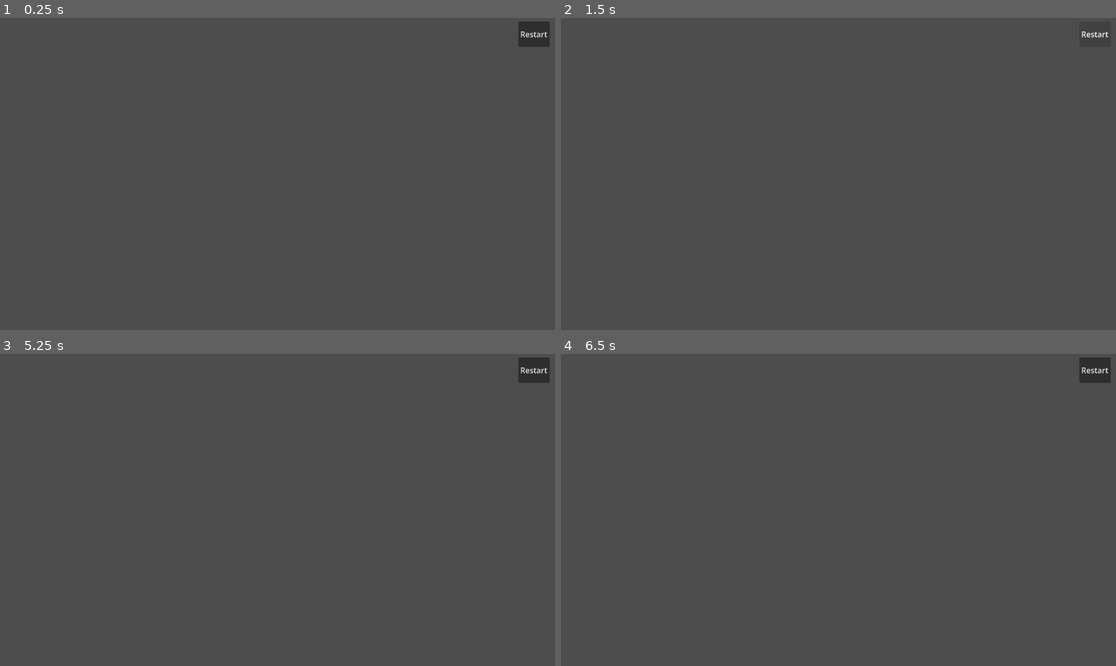
Above: before the commit, frames 1-4 (two rows, left to right).
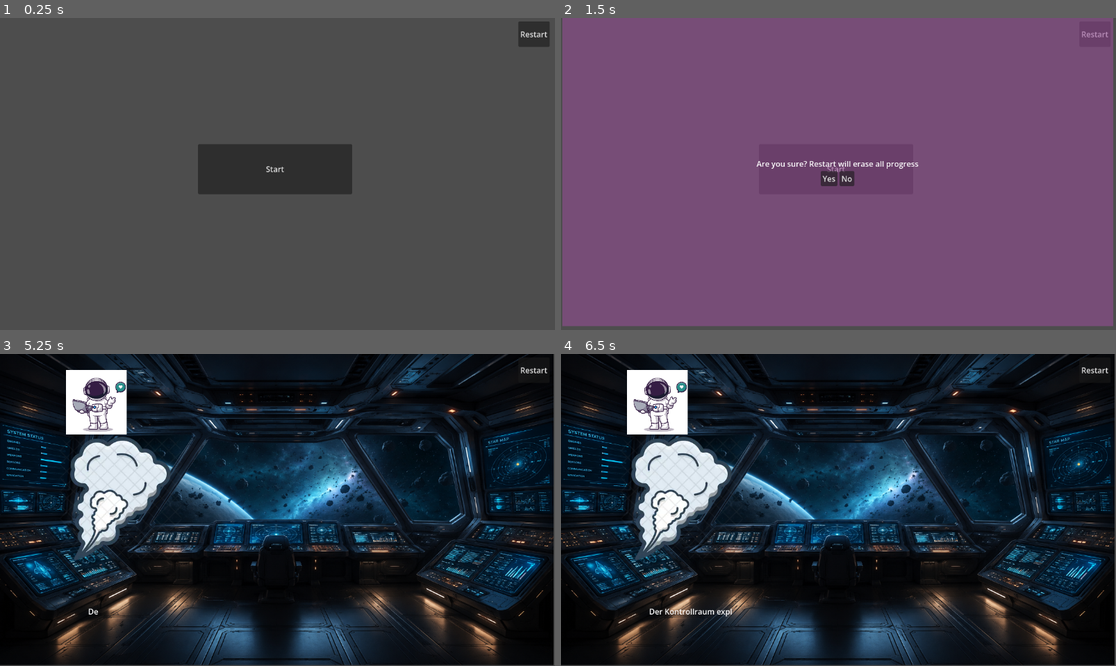
Above: after the commit, the same moments.

Repository: DanilLvov/GamificationTool
Game: Godot game, scene res://Scenes/Menu.tscn
Two runs of this game, one before a commit and one after it. Both use one fixed random seed, a clock stepped at 60 frames per second and the inputs below.
Inputs (mouse positions are in pixels of both pictures, inside the frame that each line leads up to):
- Up to frame 1 (0.25 s): no input
- Up to frame 2 (1.5 s): click "Restart" at 0.5 s; click "Restart" at 1.25 s
- Up to frame 3 (5.25 s): click "Restart" at 2 s; click (277, 503) at 2.75 s, where only the run after the commit has a clickable "Start"; click (277, 503) at 3.5 s, where only the run after the commit has a clickable "Start"; click (266, 513) at 4.25 s, where only the run after the commit has a clickable "Yes"; click (277, 503) at 5 s, where only the run after the commit has a clickable "Start"
- Up to frame 4 (6.5 s): no input

The runs differ from the first frame. In frame 1, 4.4% of the frame differs, in the area x 35-64%, y 40-57%; in frame 2, 98%; in frame 3, 99%, in the area x 0-100%, y 0-100%; in frame 4, 99%.
Error before the commit: Invalid access to property or key 'finished' on a base object of type 'null instance'. (res://Scripts/menu.gd:33)

Commit message:
Real fixes after merge, previous commit obsolete

Diff:
--- a/Database/timeline.json
+++ b/Database/timeline.json
@@ -1,38 +1,144 @@
 {
-    "start": {
+	  "0": {
+		"name": "StartMenu",
 		"state": "START",
-		"next_scene": "intro_cutscene"
-	},
-	"intro_cutscene": {
+		"next_scene": 2
+	  },
+	  "1": {
+		"name": "SpecializationChoice",
+		"state": "SPECIALIZATION_CHOICE",
+		"next_scene": 2
+	  },
+	  "2": {
+		"name": "Intro",
 		"state": "CUTSCENE",
-		"next_scene": "specialisation_choice"
-	},
-	"specialisation_choice": {
-		"state": "SPECIALIZATION_CHOICE",
-		"next_scene": "minigame_1"
-	},
-	"minigame_1": {
+		"cutscene_id": 0,
+		"next_scene": 3
+	  },
+	  "3": {
+		"name": "Mingame 1",
 		"state": "MINIGAME",
-		"next_scene": "cutscene_1_success",
-		"next_scene_fail": "cutscene_1_fail"
-	},
-	"cutscene_1_success": {
+		"next_scene": 4,
+		"next_scene_fail": 5
+	  },
+	  "4": {
+		"name": "Mingame 1 Success",
 		"state": "CUTSCENE",
-		"next_scene": "end_cutscene"
-	},
-	"cutscene_1_fail": {
+		"cutscene_id": 2,
+		"next_scene": 6
+	  },
+	  "5": {
+		"name": "Minigame 1 Fail",
 		"state": "CUTSCENE",
-		"next_scene": "end"
-	},
-	"end_cutscene": {
+		"cutscene_id": 3,
+		"next_scene": 6
+	  },
+	  "6": {
+		"name": "Next Minigame 1",
 		"state": "CUTSCENE",
-		"next_scene": "end",
-		"condition": 3
-	},
-	"bad_end_cutscene": {
+		"cutscene_id": 1,
+		"next_scene": 7
+	  },
+	  "7": {
+		"name": "Minigame 2",
+		"state": "MINIGAME",
+		"next_scene": 8,
+		"next_scene_fail": 9,
+		"next_scene_complete_fail": 1
+	  },
+	  "8": {
+		"name": "Mingame 2 Success",
 		"state": "CUTSCENE",
-		"next_scene": "end",
-		"condition": 3
-	},
-	"end": { "state": "END"}
+		"cutscene_id": 0,
+		"next_scene": 10
+	  },
+	  "9": {
+		"name": "Minigame 2 Fail",
+		"state": "CUTSCENE",
+		"cutscene_id": 0,
+		"next_scene": 10
+	  },
+	  "10": {
+		"name": "Next Minigame 2",
+		"state": "CUTSCENE",
+		"cutscene_id": 0,
+		"next_scene": 11
+	  },
+	  "11": {
+		"name": "Minigame 3",
+		"state": "MINIGAME",
+		"next_scene": 12,
+		"next_scene_fail": 13
+	  },
+	  "12": {
+		"name": "Minigame 3 Success",
+		"state": "CUTSCENE",
+		"cutscene_id": 0,
+		"next_scene": 14
+	  },
+	  "13": {
+		"name": "Minigame 3 Fail",
+		"state": "CUTSCENE",
+		"cutscene_id": 0,
+		"next_scene": 14
+	  },
+	  "14": {
+		"name": "Next Minigame 3",
+		"state": "CUTSCENE",
+		"cutscene_id": 0,
+		"next_scene": 15
+	  },
+	  "15": {
+		"name": "Minigame 4",
+		"state": "MINIGAME",
+		"next_scene": 16,
+		"next_scene_fail": 17
+	  },
+	  "16": {
+		"name": "Minigame 4 Success",
+		"state": "CUTSCENE",
+		"cutscene_id": 0,
+		"next_scene": 18
+	  },
+	  "17": {
+		"name": "Minigame 4 Fail",
+		"state": "CUTSCENE",
+		"cutscene_id": 0,
+		"next_scene": 18
+	  },
+	  "18": {
+		"name": "Next Minigame 4",
+		"state": "CUTSCENE",
+		"cutscene_id": 0,
+		"next_scene": 19
+	  },
+	  "19": {
+		"name": "Mingame 5",
+		"state": "MINIGAME",
+		"next_scene": 20,
+		"next_scene_fail": 21
+	  },
+	  "20": {
+		"name": "Mingame 5 Success",
+		"state": "CUTSCENE",
+		"cutscene_id": 0,
+		"next_scene": 22
+	  },
+	  "21": {
+		"name": "Mingame 5 Fail",
+		"state": "CUTSCENE",
+		"cutscene_id": 0,
+		"next_scene": 22
+	  },
+	  "22": {
+		"name": "End Cutscene",
+		"state": "CUTSCENE",
+		"cutscene_id": 0,
+		"next_scene": 23
+	  },
+	  "23": {
+		"name": "End",
+		"state": "END",
+		"next_scene": 0
+	  }
 }
--- a/Scripts/menu.gd
+++ b/Scripts/menu.gd
@@ -9,39 +9,35 @@
 	END
 }
 
-var json
-var game_sequence: Dictionary
+# Node variables, if changing node name, change it here:
+@onready var minigame_manager = $MiniGame
+@onready var cutscene_manager = $Cutscene
+@onready var start_button = $StartButton
+@onready var restart_button = $RestartButton
+@onready var restart_menu = $RestartMenu
 
 
-# Node variables, if changing node name, change it here:
-@onready var cutscene_manager = $CutsceneDummy
-@onready var minigame_manager = $MiniGame
-@onready var start_button     = $StartButton
-@onready var restart_button   = $RestartButton
-@onready var restart_menu     = $RestartMenu
-
-
-var current_scene: String
+var current_scene_id: int
 var current_minigame: int
+var timeline: Dictionary
 
 func _ready() -> void:
-	# Connecting signals
-	# Start button clicked
-	start_button.button_down.connect(_next_game_step)
-	# Finished Minigame or cutscene
-	minigame_manager.finished.connect(_next_game_step) # TODO: add success or fail functions for minigame
+	#loading game sequence from json file
+	timeline = _load_timeline("res://Database/timeline.json")
+
+	# Connecting signals for finished minigame or cutscene
+	minigame_manager.finished.connect(_next_game_step)
+	minigame_manager.failed.connect(_failed_minigame)
 	cutscene_manager.finished.connect(_next_game_step)
-	current_scene = "start"
+	current_scene_id = 0
 
-	game_sequence = _load_timeline("res://Database/timeline.json")
-	print(game_sequence)
 	_run_current_scene()
 
 # Called every frame. 'delta' is the elapsed time since the previous frame.
 func _process(delta: float) -> void:
 	pass
 
-# Parsing json with all checks and errors
+# Parsing timeline json with all checks and errors
 func _load_timeline(path: String) -> Dictionary:
 	if not FileAccess.file_exists(path):
 		push_error("JSON file not found: %s" % path)
@@ -67,7 +63,6 @@
 
 	for scene_id in parsed.keys():
 		var scene_data = parsed[scene_id]
-		print(scene_data)
 		if typeof(scene_data) != TYPE_DICTIONARY:
 			push_error("Scene '%s' must be an object" % scene_id)
 			continue
@@ -87,25 +82,54 @@
 
 	return result
 
+
+func _on_start_button_pressed() -> void:
+	print("pressed start button")
+	_next_game_step()
+
+
 # If failed a Minigame get fail cutscene
 func _failed_minigame() -> void:
-	current_scene = game_sequence.get(current_scene).get("next_scene_fail")
+	# for timeline_object in game_sequence["timelineObjects"]:
+	# 	if timeline_object["id"] == current_scene_id:
+	# 		current_scene_id = timeline_object["next_scene_fail"]
+	# 		break
+	current_scene_id = timeline.get(str(current_scene_id)).get("next_scene_fail")
+	print(current_scene_id)
 	_run_current_scene()
 
+
 func _next_game_step() -> void:
-	current_scene = game_sequence.get(current_scene).get("next_scene")
+	# for timeline_object in game_sequence["timelineObjects"]:
+	# 	if timeline_object["id"] == current_scene_id:
+	# 		current_scene_id = timeline_object["next_scene"]
+	# 		break
+	current_scene_id = timeline.get(str(current_scene_id)).get("next_scene")
+	print(current_scene_id)
 	_run_current_scene()
 
+
 func _run_current_scene() -> void:
-	#hidding all objects, to show only those used for the current game step
+	# var current_scene_state
+	# var cutscene_id
+
+	#hidding all objects, to show only used for the current game step
 	_hide_all_objects()
+	# for timeline_object in game_sequence["timelineObjects"]:
+	# 	if timeline_object["id"] == current_scene_id:
+	# 		current_scene_state = timeline_object["state"]
+	# 		if current_scene_state == "GameState.CUTSCENE":
+	# 			cutscene_id = timeline_object["cutscene_id"]
+	# 		break
+	# print(current_scene_state)
 
-	match game_sequence.get(current_scene).get("state"):
+
+	match timeline.get(str(current_scene_id)).get("state"):
 		GameState.START:
 			start_button.visible = true
 		GameState.CUTSCENE:
 			cutscene_manager.visible = true
-			cutscene_manager._launch_scene(current_scene)
+			cutscene_manager.get_current_cutscene(timeline.get(str(current_scene_id)).get("cutscene_id"))
 		GameState.MINIGAME:
 			minigame_manager.visible = true
 		GameState.SPECIALIZATION_CHOICE:
